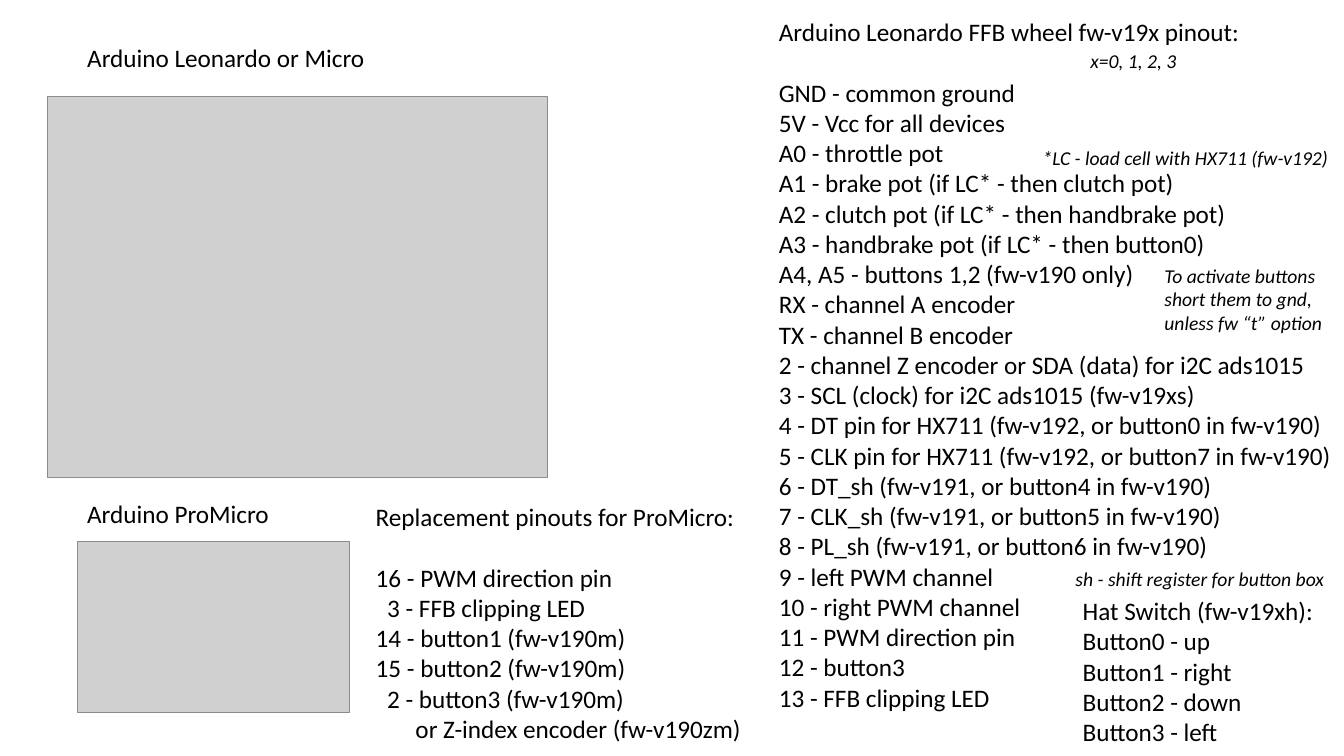
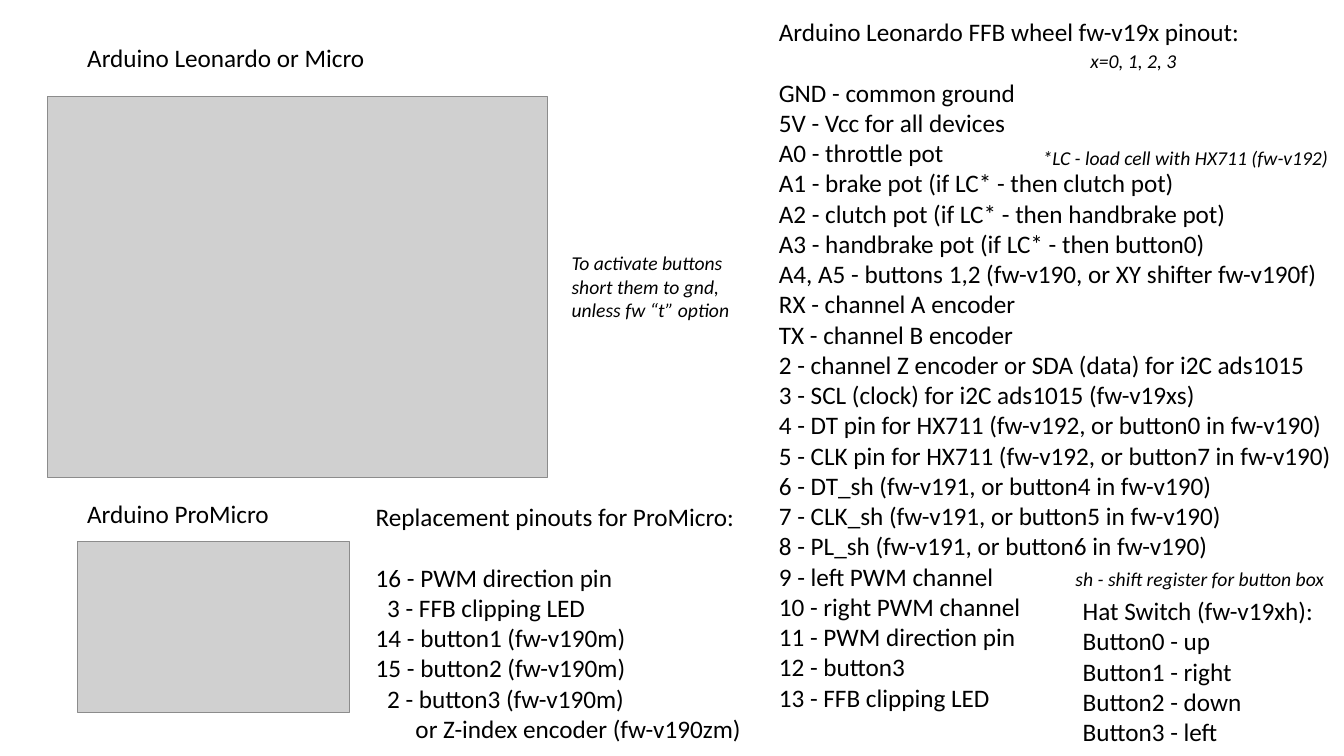
Before and after one commit to ranenbg/Arduino-FFB-wheel, a slide deck: slide 1 of brWheel_my/Firmware-v19x pinout.pptx. Drawn at 1344x756 pixels with LibreOffice and Linux fonts; fonts in the diff are those of the drawing; grey boxes stand for pictures. Boxes give left, top, right and bottom in pixels: in the first picture for what was removed or moved away, otherwise in the second. Text is boxed around its words. In the diff, an @@ line names an element or a change of style, - is before the commit and + after.

Commit message:
XY shifter support

```diff
--- a/brWheel_my/Firmware-v19x pinout.pptx
+++ b/brWheel_my/Firmware-v19x pinout.pptx
@@ text "To activate buttons": place and size @@
-text "To activate buttons" at (1164, 269, 1322, 333)
+text "To activate buttons" at (572, 256, 729, 320)
@@ text at (779, 264, 1316, 287): text changed @@
-A4, A5 - buttons 1,2 (fw-v190 only)
+A4, A5 - buttons 1,2 (fw-v190, or XY shifter fw-v190f)
```
Also in this commit, not shown: 6 other files.
